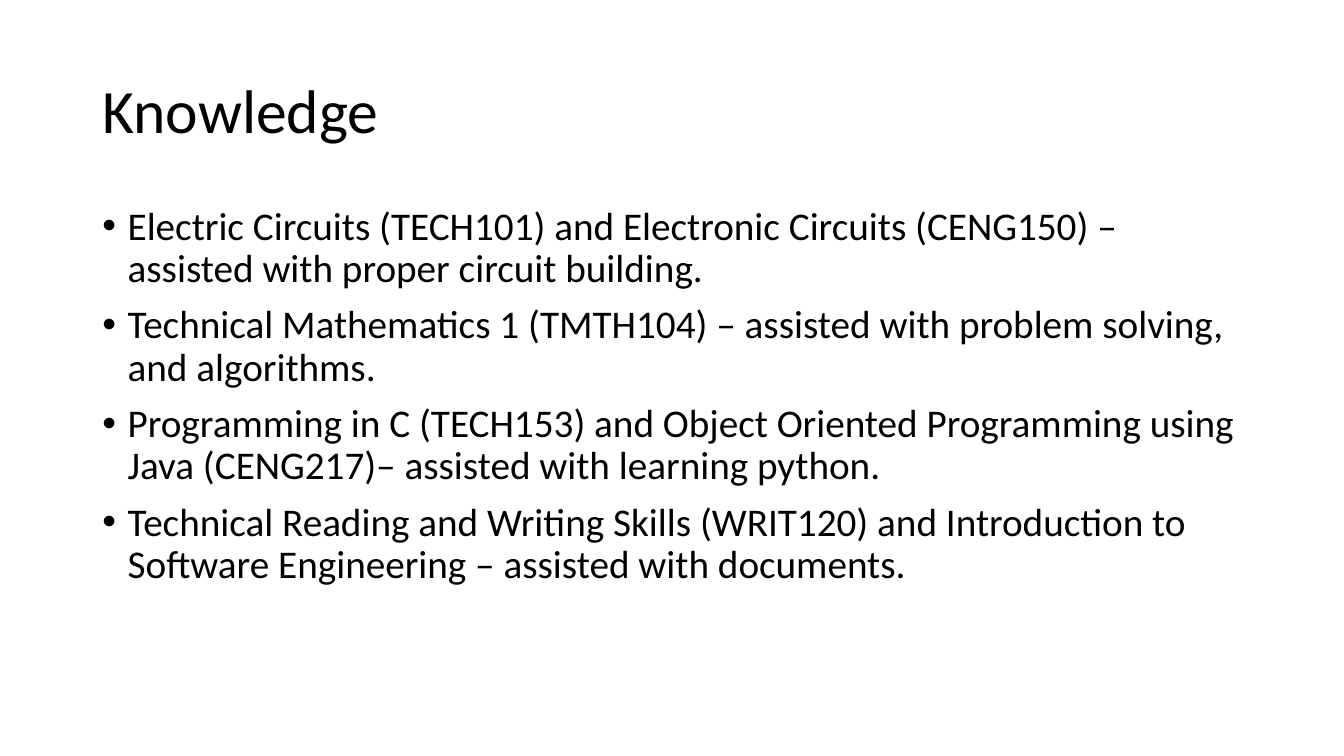
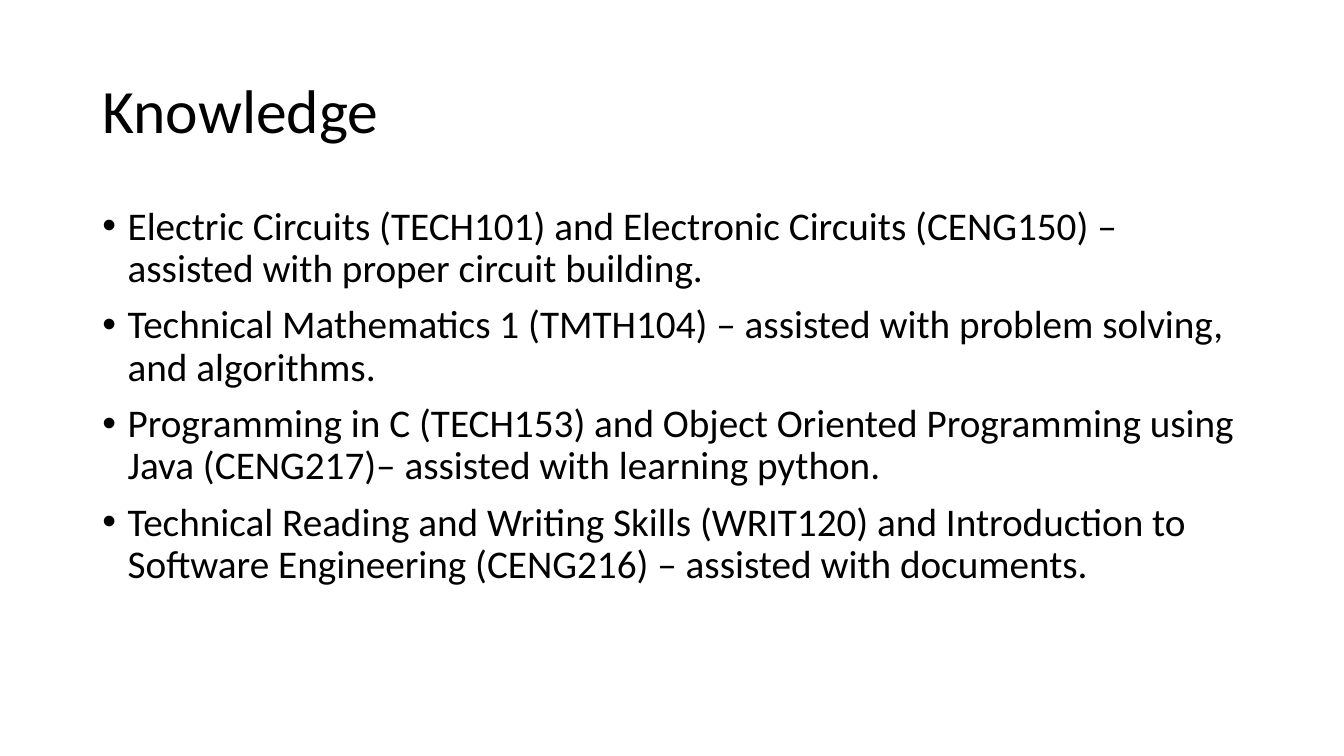
Before and after one commit to AldousMendoza/ObstructionSensor, a slide deck: slide 6 of ProjectDocumentation/Obstruction Sensor.pptx. Drawn at 1344x756 pixels with LibreOffice and Linux fonts; fonts in the diff are those of the drawing. Boxes give left, top, right and bottom in pixels: in the first picture for what was removed or moved away, otherwise in the second. Text is boxed around its words. In the diff, an @@ line names an element or a change of style, - is before the commit and + after.

```diff
--- a/ProjectDocumentation/Obstruction Sensor.pptx
+++ b/ProjectDocumentation/Obstruction Sensor.pptx
@@ text at (x1=128, y1=507, x2=1185, y2=585): text changed @@
-• Technical Reading and Writing Skills (WRIT120) and Introduction to Software Engineering – assisted with documents.
+• Technical Reading and Writing Skills (WRIT120) and Introduction to Software Engineering (CENG216) – assisted with documents.
```
